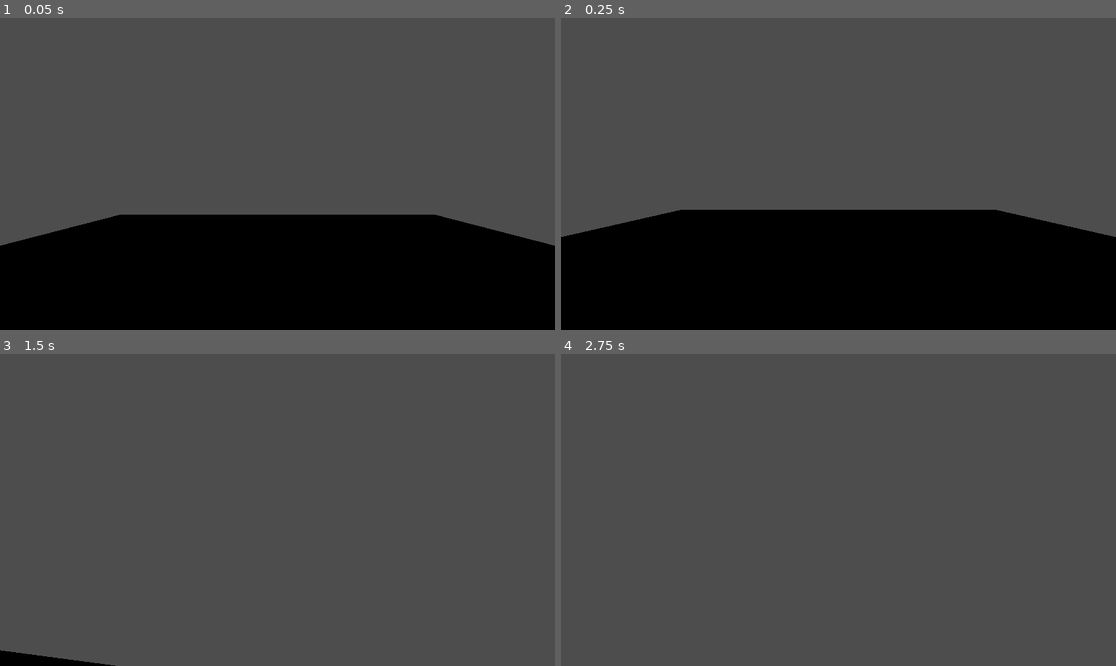
Above: before the commit, frames 1-4 (two rows, left to right).
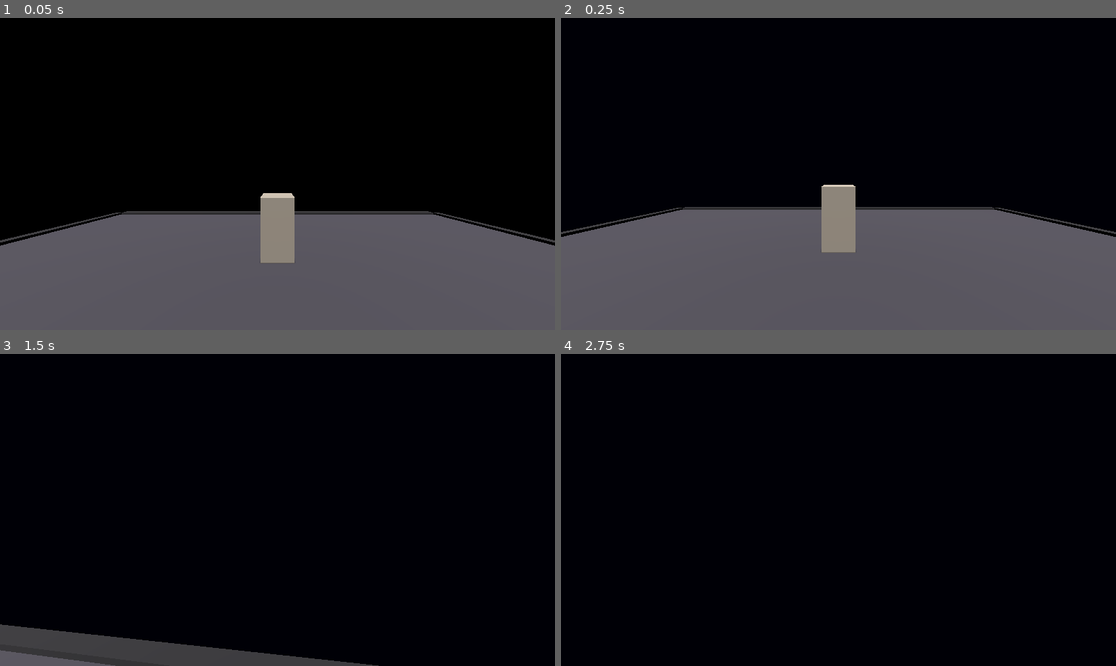
Above: after the commit, the same moments.

Repository: skyw4rp/void
Game: Godot game, scene res://scenes/main.tscn
Two runs of this game, one before a commit and one after it. Both use one fixed random seed, a clock stepped at 60 frames per second and the inputs below.
Inputs (mouse positions are in pixels of both pictures, inside the frame that each line leads up to):
- Up to frame 1 (0.05 s): no input
- Up to frame 2 (0.25 s): no input
- Up to frame 3 (1.5 s): move the mouse to (305, 510) at 0.52 s; hold Shift (sprint) 0.53-1.28 s; hold W (move_forward) from 0.53 s (still down); click (305, 510) at 0.67 s; tap Space (jump) at 0.77 s; move the mouse to (249, 510) at 1.27 s; tap Shift (sprint) at 1.35 s
- Up to frame 4 (2.75 s): keep holding W (move_forward); tap Space (jump) at 1.52 s; tap Enter at 2 s; move the mouse to (849, 503) at 2.02 s; hold Shift (sprint) from 2.03 s (still down)

The runs differ from the first frame. In frame 1, 100% of the frame differs, in the area x 0-100%, y 0-100%; in frame 2, 100%; in frame 3, 96%; in frame 4, 100%.

Commit message:
Add dark floating platform atmosphere

Diff:
--- a/main.tscn
+++ b/main.tscn
@@ -1,9 +1,21 @@
 [gd_scene format=3 uid="uid://bu33imj2qhvnx"]
 
 [sub_resource type="BoxMesh" id="BoxMesh_7dm0k"]
+
+[sub_resource type="Environment" id="Environment_7dm0k"]
+background_mode = 1
+background_color = Color(0.019607844, 0.02745098, 0.039215688, 1)
 
 [node name="Main" type="Node3D" unique_id=943567623]
 
 [node name="MeshInstance3D" type="MeshInstance3D" parent="." unique_id=1449420838]
 transform = Transform3D(20, 0, 0, 0, 0.2, 0, 0, 0, 20, 0, 0, 0)
 mesh = SubResource("BoxMesh_7dm0k")
+
+[node name="SunLight" type="DirectionalLight3D" parent="." unique_id=542550407]
+transform = Transform3D(0.81915206, -0.4055798, 0.40557975, 0, 0.70710677, 0.7071068, -0.57357645, -0.579228, 0.5792279, 0, 0.039069176, -0.22997284)
+light_energy = 1.5
+shadow_enabled = true
+
+[node name="WorldEnvironment" type="WorldEnvironment" parent="." unique_id=89443646]
+environment = SubResource("Environment_7dm0k")
--- a/scenes/main.tscn
+++ b/scenes/main.tscn
@@ -1,8 +1,36 @@
-[gd_scene format=3 uid="uid://by2p5hp8kwv2f"]
+[gd_scene load_steps=10 format=3 uid="uid://by2p5hp8kwv2f"]
 
 [ext_resource type="Script" path="res://scripts/player.gd" id="1_player"]
 
+[sub_resource type="Environment" id="Environment_void"]
+background_mode = 1
+background_color = Color(0.015, 0.02, 0.045, 1)
+ambient_light_source = 2
+ambient_light_color = Color(0.06, 0.07, 0.12, 1)
+ambient_light_energy = 0.25
+fog_enabled = true
+fog_mode = 0
+fog_light_color = Color(0.01, 0.015, 0.04, 1)
+fog_density = 0.018
+fog_sky_affect = 0.0
+
+[sub_resource type="StandardMaterial3D" id="StandardMaterial3D_floor"]
+albedo_color = Color(0.18, 0.17, 0.2, 1)
+roughness = 0.92
+
+[sub_resource type="StandardMaterial3D" id="StandardMaterial3D_border"]
+albedo_color = Color(0.08, 0.075, 0.09, 1)
+roughness = 0.95
+
+[sub_resource type="StandardMaterial3D" id="StandardMaterial3D_testcube"]
+albedo_color = Color(0.45, 0.42, 0.38, 1)
+roughness = 0.85
+
 [sub_resource type="BoxMesh" id="BoxMesh_floor"]
+
+[sub_resource type="BoxMesh" id="BoxMesh_border"]
+
+[sub_resource type="BoxMesh" id="BoxMesh_testcube"]
 
 [sub_resource type="BoxShape3D" id="BoxShape3D_floor"]
 size = Vector3(1, 1, 1)
@@ -13,14 +41,50 @@
 
 [node name="Main" type="Node3D"]
 
+[node name="WorldEnvironment" type="WorldEnvironment" parent="."]
+environment = SubResource("Environment_void")
+
+[node name="SunLight" type="DirectionalLight3D" parent="."]
+transform = Transform3D(1, 0, 0, 0, 0.5, 0.866025, 0, -0.866025, 0.5, 0, 12, 0)
+light_energy = 3.0
+shadow_enabled = true
+
 [node name="Floor" type="MeshInstance3D" parent="."]
 transform = Transform3D(20, 0, 0, 0, 0.2, 0, 0, 0, 20, 0, 0, 0)
+material_override = SubResource("StandardMaterial3D_floor")
 mesh = SubResource("BoxMesh_floor")
 
 [node name="StaticBody3D" type="StaticBody3D" parent="Floor"]
 
 [node name="CollisionShape3D" type="CollisionShape3D" parent="Floor/StaticBody3D"]
 shape = SubResource("BoxShape3D_floor")
+
+[node name="PlatformBorder" type="Node3D" parent="."]
+
+[node name="BorderNorth" type="MeshInstance3D" parent="PlatformBorder"]
+transform = Transform3D(20, 0, 0, 0, 0.25, 0, 0, 0, 0.35, 0, 0.08, -10.175)
+material_override = SubResource("StandardMaterial3D_border")
+mesh = SubResource("BoxMesh_border")
+
+[node name="BorderSouth" type="MeshInstance3D" parent="PlatformBorder"]
+transform = Transform3D(20, 0, 0, 0, 0.25, 0, 0, 0, 0.35, 0, 0.08, 10.175)
+material_override = SubResource("StandardMaterial3D_border")
+mesh = SubResource("BoxMesh_border")
+
+[node name="BorderWest" type="MeshInstance3D" parent="PlatformBorder"]
+transform = Transform3D(0.35, 0, 0, 0, 0.25, 0, 0, 0, 20, -10.175, 0.08, 0)
+material_override = SubResource("StandardMaterial3D_border")
+mesh = SubResource("BoxMesh_border")
+
+[node name="BorderEast" type="MeshInstance3D" parent="PlatformBorder"]
+transform = Transform3D(0.35, 0, 0, 0, 0.25, 0, 0, 0, 20, 10.175, 0.08, 0)
+material_override = SubResource("StandardMaterial3D_border")
+mesh = SubResource("BoxMesh_border")
+
+[node name="TestCube" type="MeshInstance3D" parent="."]
+transform = Transform3D(1, 0, 0, 0, 2, 0, 0, 0, 1, 0, 1, -5)
+material_override = SubResource("StandardMaterial3D_testcube")
+mesh = SubResource("BoxMesh_testcube")
 
 [node name="Player" type="CharacterBody3D" parent="."]
 transform = Transform3D(1, 0, 0, 0, 1, 0, 0, 0, 1, 0, 1.1, 0)
Not shown, changed: docs/PROTOTYPE.md
